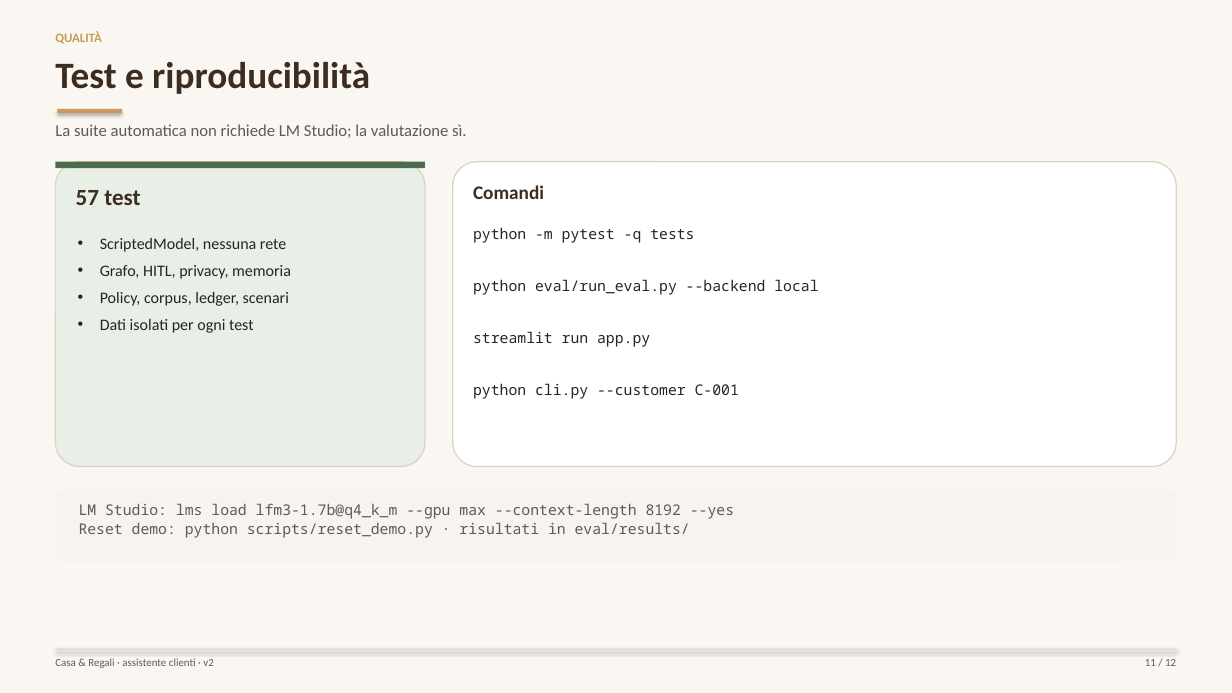
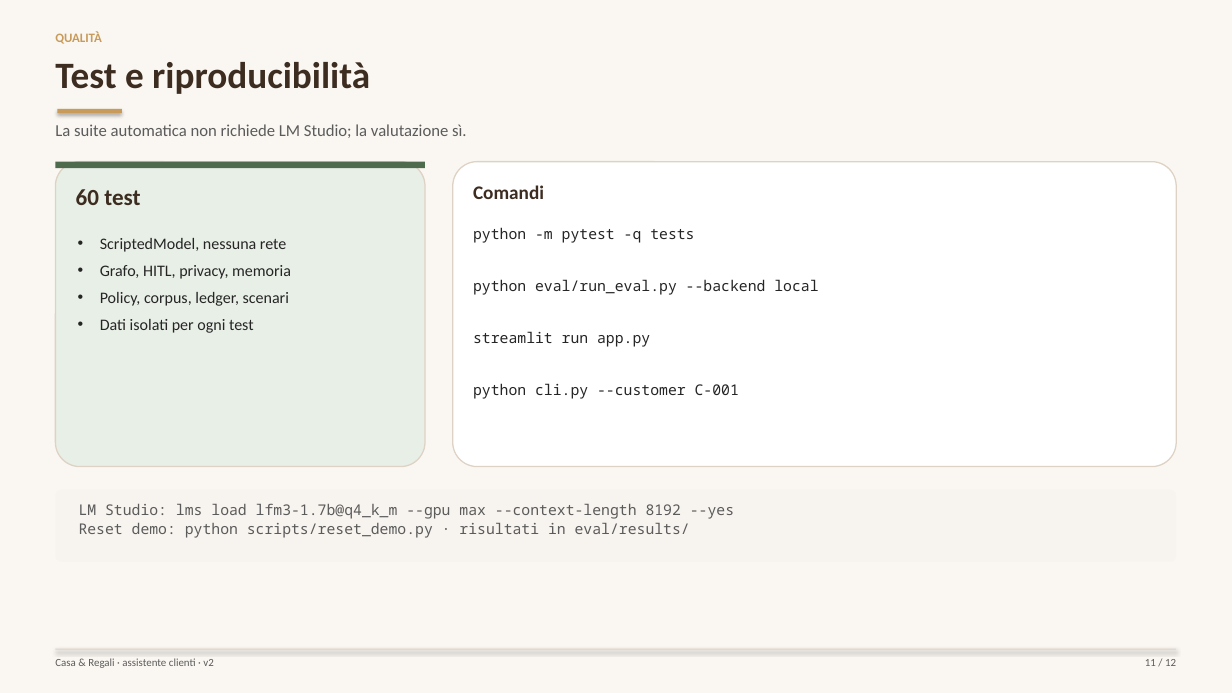
Before and after one commit to CLXZ4353/progetto_finale_supporto_v2, a slide deck: slide 11 of docs/presentazione_v2.pptx. Drawn at 1232x693 pixels with LibreOffice and Linux fonts; fonts in the diff are those of the drawing. Boxes give left, top, right and bottom in pixels: in the first picture for what was removed or moved away, otherwise in the second. Text is boxed around its words. In the diff, an @@ line names an element or a change of style, - is before the commit and + after.

```diff
--- a/docs/presentazione_v2.pptx
+++ b/docs/presentazione_v2.pptx
@@ text at (x1=76, y1=189, x2=140, y2=205): text changed @@
-57 test
+60 test
```
Also in this commit, not shown: 1 other slide changed, 14 other files.
